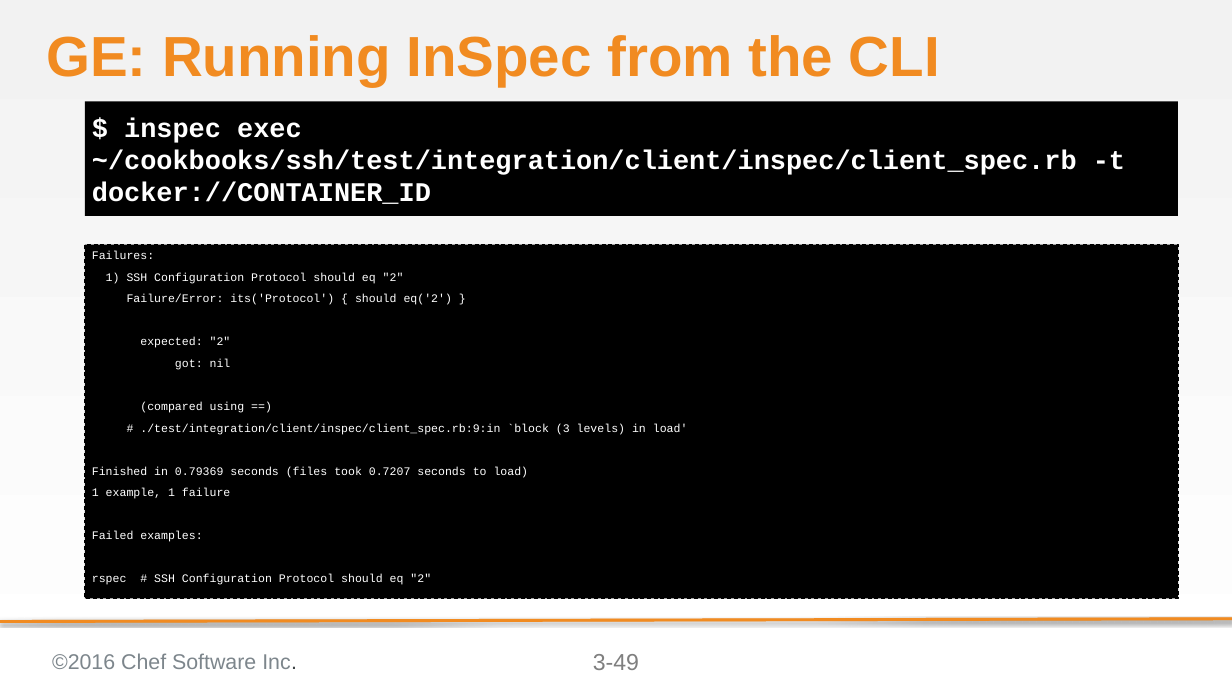
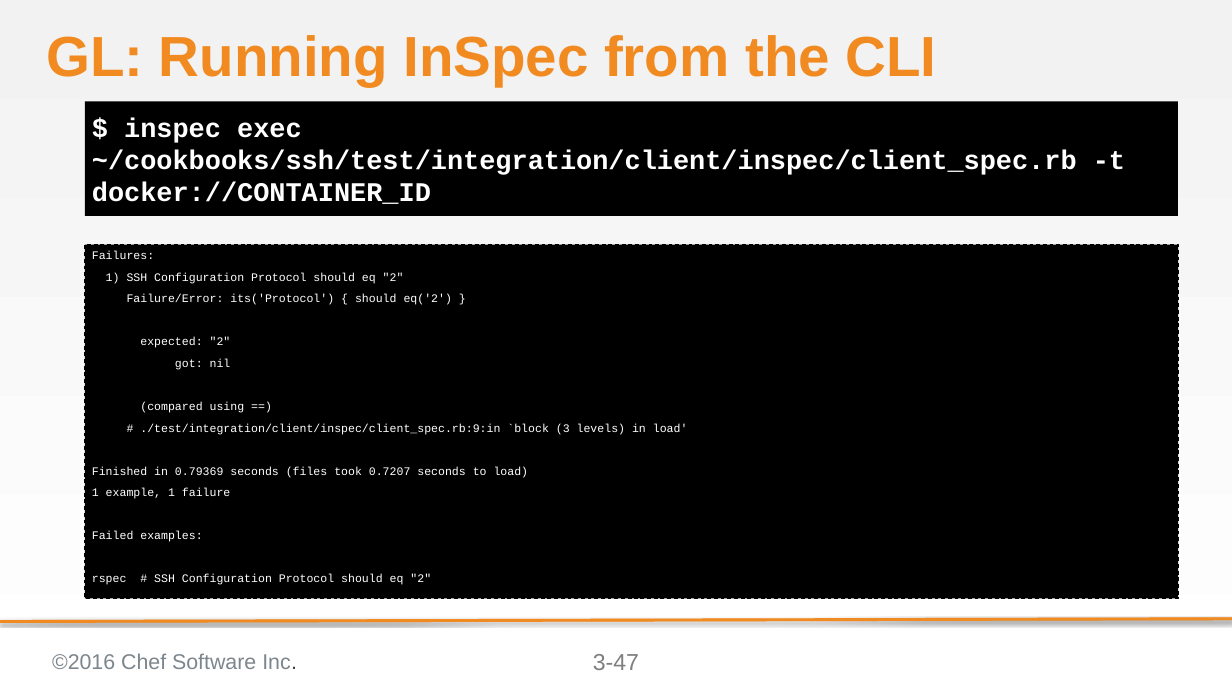
Before and after one commit to bchamby/chef-compliance-installation-configuration-operation, a slide deck: slide 47 of 03-initial-configuration-scans.pptx (slide 49 before the commit). Drawn at 1232x693 pixels with LibreOffice and Linux fonts; fonts in the diff are those of the drawing; background and template pictures are left out. Boxes give left, top, right and bottom in pixels: in the first picture for what was removed or moved away, otherwise in the second. Text is boxed around its words. In the diff, an @@ line names an element or a change of style, - is before the commit and + after.

```diff
--- a/03-initial-configuration-scans.pptx
+++ b/03-initial-configuration-scans.pptx
@@ title at [46, 35, 937, 86]: text changed @@
-GE: Running InSpec from the CLI
+GL: Running InSpec from the CLI
@@ page number at [593, 654, 639, 670]: text changed @@
-3-49
+3-47
```
Also in this commit, not shown: 40 other slides changed, 3 slides removed, 2 other files.
